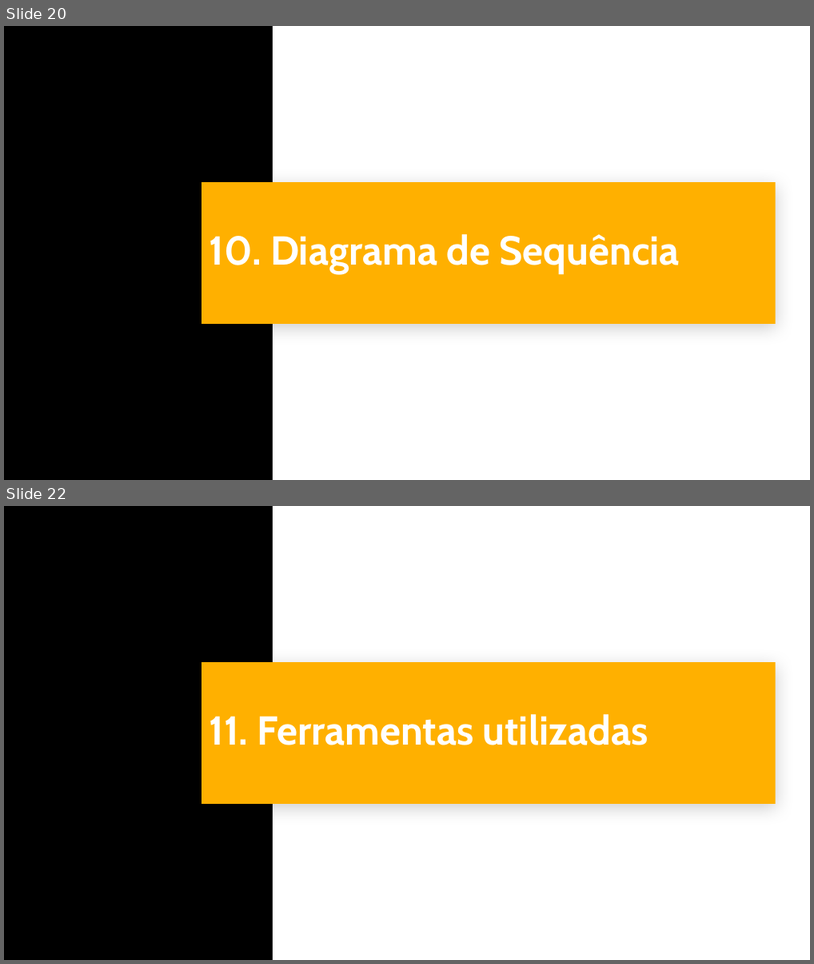
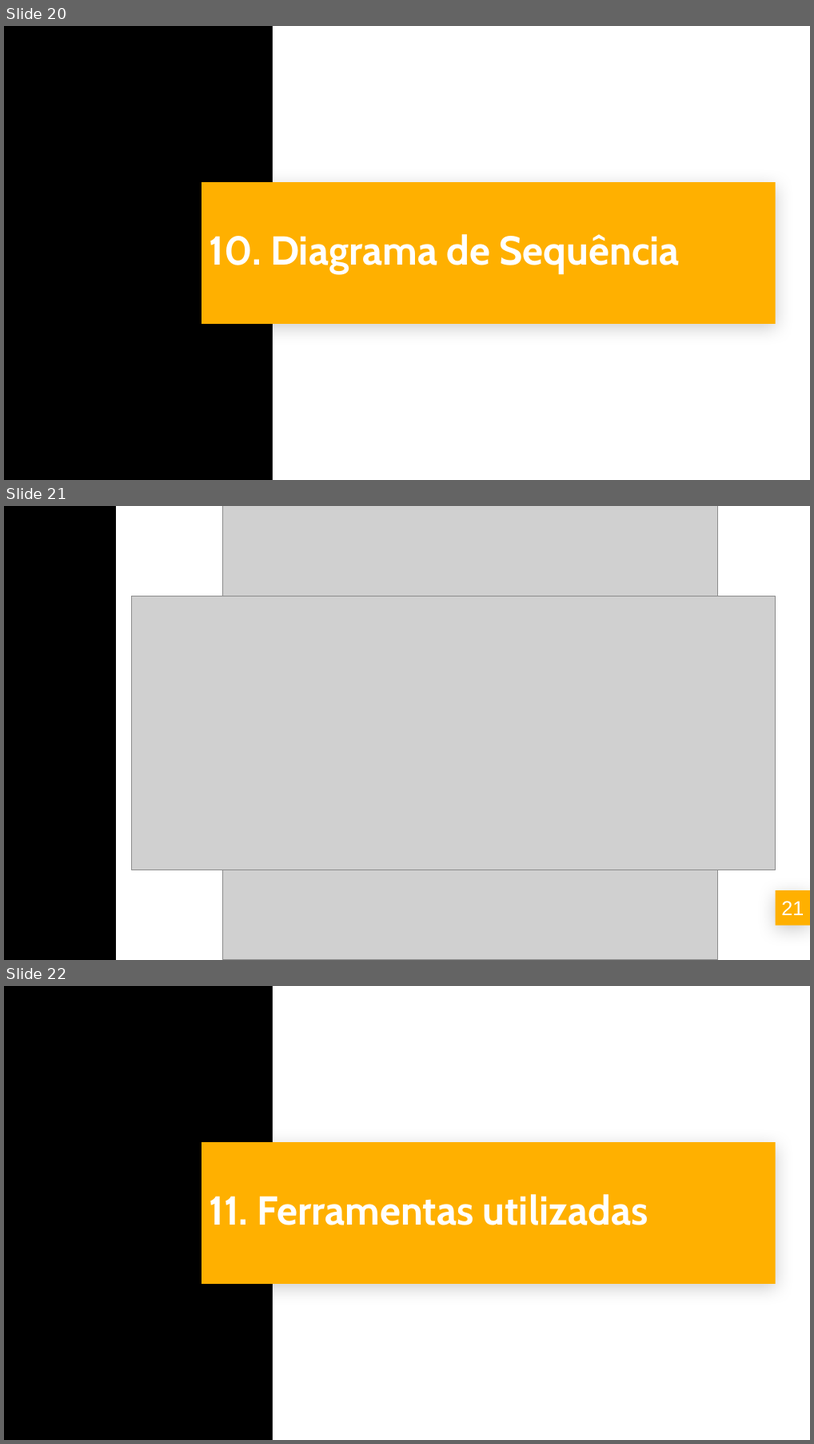
Before and after one commit to llmel/projeto2, a slide deck: documentacao/Slide/Slides Banca TCM.pptx. Shown one above the other, each under a label of ours: slides 20 and 22 before the commit, slides 20, 21 and 22 after it; the slides between them are not shown. The pictures are 814x964 and 814x1444 pixels, drawn with LibreOffice and Linux fonts; fonts in the diff are those of the drawing; grey boxes stand for pictures. Boxes give left, top, right and bottom in pixels: in the first picture for what was removed or moved away, otherwise in the second. Text is boxed around its words. In the diff, an @@ line names an element or a change of style, - is before the commit and + after.

```diff
--- a/documentacao/Slide/Slides Banca TCM.pptx
+++ b/documentacao/Slide/Slides Banca TCM.pptx
@@ slide 21 added at (4,506,810,960), background #000000 @@
@@ rectangle added at (116,506,810,959), fill #FFFFFF @@
@@ picture added at (222,506,718,959) @@
@@ picture added at (131,596,776,870) @@
@@ rectangle added at (776,890,810,924), fill #FFB000 @@
@@ text added at (782,900,804,915), 18 pt, text #FFFFFF @@
+21
```
Also in this commit, not shown: 12 slides changed, 3 other slides added, 4 slides removed.
